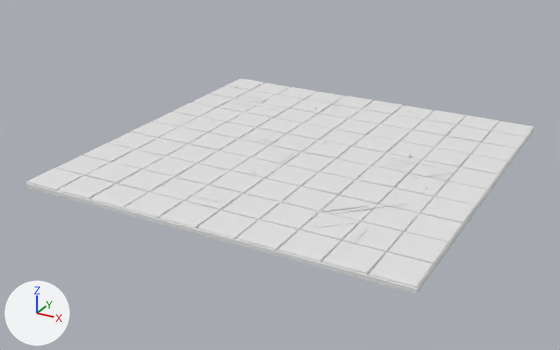
Renders of the FBX model Assets/Art/Models/SH10_L10_Floor.fbx from each side of a commit.
Both versions are drawn from a 50 mm lens placed at (17.5, -34.3, 15.6), pointed at (-0.6, -1.4, -0.9). The lights are fixed; the arrows at lower left show +X, +Y and +Z. The older version comes first.

The first picture shows 'SH10_L10_Floor'.
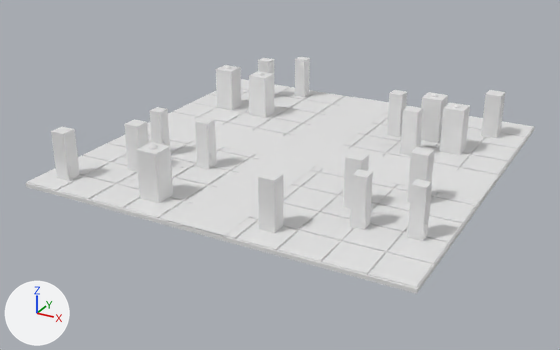
Location of each change, (x1, y1, x2, y2) in pixels of the pictures (560 x 350 px; the box of a moved part takes in the faces that stretch with it):
'SH10_L10_Floor', reshaped: before (25, 78, 534, 294); after (25, 79, 534, 294)
'SH10_L10_Floor_Blockers', added: after (51, 57, 505, 241)
'SH10_L10_Floor_Obstacles', added (mostly hidden): after (69, 65, 499, 240)
part 1 of me_cube_270, moved or reshaped: before (275, 154, 292, 166); after (147, 114, 497, 201)
part 2 of me_cube_270, moved or reshaped: before (260, 139, 281, 144); after (168, 97, 389, 236)
part 3 of me_cube_270, moved or reshaped (not visible afterwards): before (318, 205, 367, 212)
part 4 of me_cube_270, moved or reshaped: before (336, 203, 407, 213); after (371, 209, 404, 214)
part 5 of me_cube_270, deleted: before (161, 85, 438, 254)

What the commit changed:
Material 'SH10_L10_Floor_Vein' (mat_sh10_l10_floor_vein) is new.
Its base color is (0.8, 0.8, 0.8) (white #e7e7e7).
Material 'SH10_L10_Floor_Blocker' (mat_sh10_l10_floor_blocker) is new.
Its base color is (0.8, 0.8, 0.8) (white #e7e7e7).
me_cube_270 is used by ob_sh10_l10_floor; location (0.0, 0.0, 0.0).
me_cube_270 had 1040 vertices, 890 faces and spanned x -10.0..10.0, y -10.0..10.0, z -0.2..0.3.
me_cube_270 now has 904 vertices, 678 faces and spans x -10.0..10.0, y -10.0..10.0, z -0.2..0.1.
me_cube_270 part 1: the loose piece of 8 vertices spanning x -0.3, y -2.5..-0.6, z 0.1 is scaled about its middle by (-333, 1.6, 1.2), then moved by (0.3, 1.6, 0.0), in mat_sh10_l10_floor_vein (white #e7e7e7).
me_cube_270 part 2: the loose piece of 8 vertices spanning x -3.0..-1.5, y 0.4..0.5, z 0.1 is scaled about its middle by (2.1, 333, 1.2), then moved by (2.3, -0.5, 0.0), in mat_sh10_l10_floor_vein (white #e7e7e7).
me_cube_270 part 3: the loose piece of 8 vertices spanning x 3.9..5.7, y -6.2..-4.4, z 0.1 is scaled about its middle by (0.673, 0.673, 1), then moved by (0.9, -0.2, 0.0).
me_cube_270 part 4: the loose piece of 8 vertices spanning x 4.7..7.2, y -5.9..-3.4, z 0.1 is scaled about its middle by (0.752, 0.752, 1), then moved by (0.4, -0.3, 0.0).
me_cube_270 part 5: 15 loose pieces with 160 vertices, spanning x -9.0..7.4, y -9.0..8.9, z 0.0..0.3, are deleted.
Other edits to the shape of me_cube_270 do not show in these pictures.
me_cube_270 gains material mat_sh10_l10_floor_vein (white #e7e7e7).
Mesh me_icosphere_246 is new.
It has 664 vertices, 1010 faces and spans x -9.0..9.1, y -8.8..9.1, z 0.0..2.7.
Faces by material slot: [940, 30, 40].
It uses material mat_sh10_l10_floor_glow (white #e7e7e7).
It uses material mat_sh10_l10_floor_platedark (white #e7e7e7).
It uses material mat_sh10_l10_floor_plate (white #e7e7e7).
Mesh me_cube_747 is new.
It has 152 vertices, 114 faces and spans x -9.0..8.9, y -8.9..9.1, z 0.0..2.5.
It uses material mat_sh10_l10_floor_blocker (white #e7e7e7).
Object 'SH10_L10_Floor_Obstacles' (ob_sh10_l10_floor_obstacles) is new; it shows me_icosphere_246.
Its location is (0.0, 0.0, 0.0).
Object 'SH10_L10_Floor_Blockers' (ob_sh10_l10_floor_blockers) is new; it shows me_cube_747.
Its location is (0.0, 0.0, 0.0).
